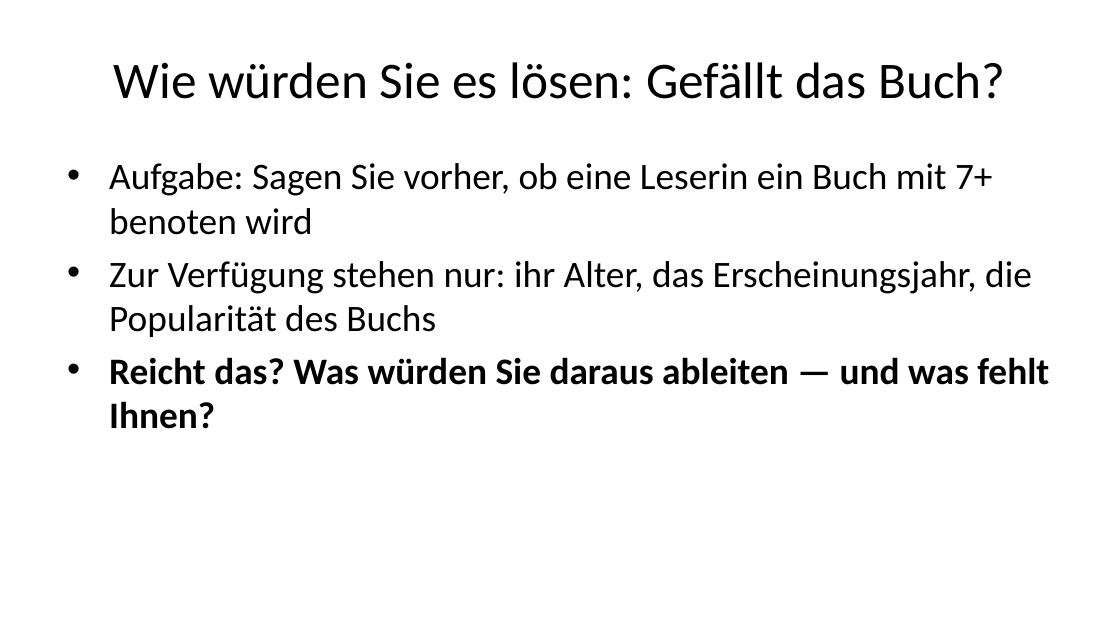
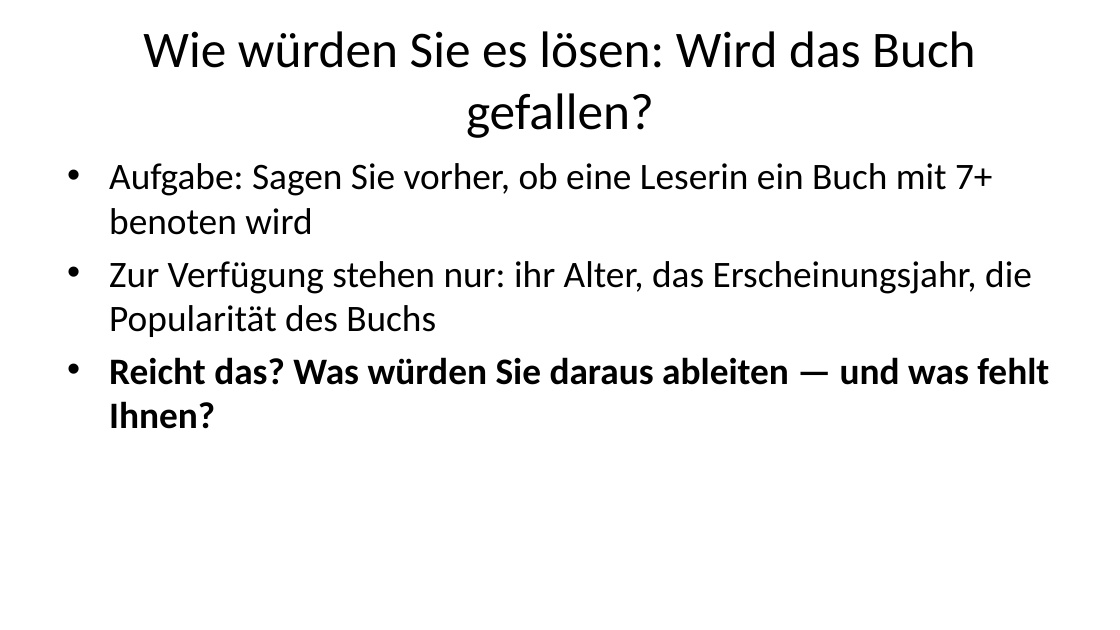
Before and after one commit to daswesen/2026-hu-berlin-data-mining, a slide deck: slide 55 of Konsultation_IBI_Deck.pptx (slide 50 before the commit). Drawn at 1120x630 pixels with LibreOffice and Linux fonts; fonts in the diff are those of the drawing. Boxes give left, top, right and bottom in pixels: in the first picture for what was removed or moved away, otherwise in the second. Text is boxed around its words. In the diff, an @@ line names an element or a change of style, - is before the commit and + after.

```diff
--- a/Konsultation_IBI_Deck.pptx
+++ b/Konsultation_IBI_Deck.pptx
@@ title at <box>143,31,975,138</box>: text changed @@
-Wie würden Sie es lösen: Gefällt das Buch?
+Wie würden Sie es lösen: Wird das Buch gefallen?
```
Also in this commit, not shown: 15 other slides changed, 8 slides added, 5 slides removed, 53 other files.
